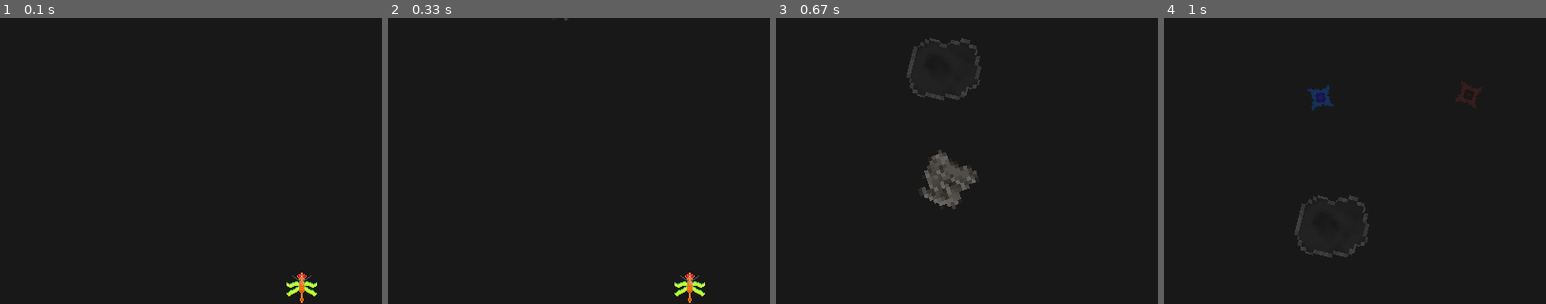
Above: before the commit, frames 1-4 (left to right).
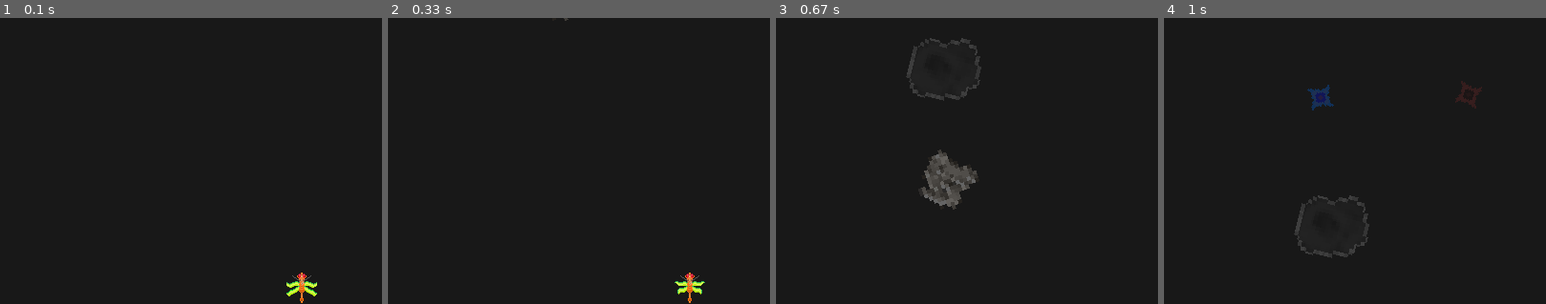
Above: after the commit, the same moments.

Repository: bpurkuti/Acrid-Dragonfly
Game: pygame game, started from main.py
Same seed, same stepped clock (60 frames per second), same inputs: the game is played once before the commit and once after it.
Inputs:
- Up to frame 1 (0.1 s): no input
- Up to frame 2 (0.33 s): no input
- Up to frame 3 (0.67 s): hold Right from 0.33 s (still down)
- Up to frame 4 (1 s): release Right at 0.8 s; hold Up from 0.83 s (still down)
The pictures show only the part of the screen within x 0-50%, y 24-74%; the shares and areas given below are measured in that part.

Frame 1 is identical in both runs. In frame 2, 0.1% of the frame differs, in the area x 75-83%, y 92-98%; in frame 3, nothing differs; in frame 4, nothing differs.

Commit message:
flapping character and experiment with projectiles
Testing projectiles class with spaceBackgrounTest

Diff:
--- /dev/null
+++ b/Projectiles.py
@@ -0,0 +1,15 @@
+import pygame
+import os
+class projectile(object):
+    def __init__(self,x,y,width,height,radius,color,facing):
+        self.x = x
+        self.y = y
+        self.width = width
+        self.height = height
+        self.radius=radius
+        self.color=color
+        self.facing=facing
+        self.vel=8*facing
+
+    def draw(self,win):
+        pygame.draw.circle(win, self.color, (self.x, self.y), self.radius)
--- a/character.py
+++ b/character.py
@@ -24,6 +24,7 @@
         self.down = False
         self.keys= pygame.key.get_pressed()
         self.spriteLoop = 0
+        self.fire=False
 
         #man=player(300,410,64,64)
     def draw(self,win):
@@ -44,7 +45,7 @@
             win.blit(downSprite[self.spriteLoop], (self.x,self.y))
 
         if self.left==False and self.right==False and self.up==False and self.down==False:
-            win.blit(stillFrame, (self.x,self.y))
+            win.blit(upSprite[self.spriteLoop], (self.x,self.y))
             self.left = False
             self.right = False
             self.up = False
--- a/spaceBackgroundTest.py
+++ b/spaceBackgroundTest.py
@@ -1,59 +1,98 @@
+#import libraries and Objects from different files
 import pygame
+import os
+#ScoreBoard tracks and presents Score in the GameScreen
+from scoreBoard import ScoreBoard
+#The Background for the game, consisting of stars and asteroids
 from imageSpaceBackground import Star, SpaceBackground
+#Character/player class
 from character import player
-import os
+from Projectiles import projectile
 
-#from testCharacter import player
+white=(250,250,250)
+#initialize game
 pygame.init()
 
-(winX, winY) = (600, 700)
+#Window Size
+(winX, winY) = (800, 600)
+
+#Create the window with aboce specs
+screen = pygame.display.set_mode((winX, winY))
+#clock used for fps
+clock = pygame.time.Clock()
+
+#initialzing the Objects
+scoreB = ScoreBoard(0,0)
+score = 0
+scoreB.setScore(score)
+bg = SpaceBackground(screen, 2, 0)
+p1= player(300, 410, 64, 64)
+b1= projectile(5, 8, 6,(250,250,250), -1)
+bullets=[]
 
 running = True
-
-screen = pygame.display.set_mode((winX, winY))
-clock = pygame.time.Clock()
-
-bg = SpaceBackground(screen, 1, 0)
-
-p1= player(300,410,64,64)
-
 while running:
-
-    clock.tick(120)
+    #FPS
+    clock.tick(100)
 
     screen.fill((24,24,24))
 
+    #drawing ScoreBoard
+    score = score + 1
+    scoreB.setScore(score)
+    scoreB.draw(screen)
+    bg.updateItems()
+
+    #drawing player
     p1.draw(screen)
+    for bullet in bullets:
+        bullet.draw(screen)
 
-    bg.updateItems()
+    #testing stuff with bullets
+    for bullet in bullets:
+        if bullet.x <500 and bullet.x >0:
+            bullet.x+=bullet.vel
+        else:
+            bullet.pop(bullets.index(bullet))
+
+    keys= pygame.key.get_pressed()
+
+    #Drawing bullets
+    if keys[pygame.K_SPACE]:
+        if len(bullets) < 5:
+            #x,y,radius,color,facing
+            bullets.append(b1) #1 is for direction
+    #Escape to exit
+    if keys[pygame.K_ESCAPE]:
+        running = False
+    #PlayerMovements + Boundaries: Right, Left, Up, and Down
+    if (keys[pygame.K_d] or keys[pygame.K_RIGHT]):
+        if p1.x<=winX - p1.width - p1.vel:
+            p1.moveRight()
+            print ("R")
+
+    elif (keys[pygame.K_a] or keys[pygame.K_LEFT]):
+        if p1.x>=p1.vel:
+            p1.moveLeft()
+            print ("L")
+
+    elif (keys[pygame.K_w] or keys[pygame.K_UP]):
+        if p1.y>=p1.vel:
+            p1.moveUp()
+            print ("U")
+
+    elif (keys[pygame.K_s] or keys[pygame.K_DOWN]):
+        if p1.y<=winY - p1.height - p1.vel:
+            p1.moveDown()
+            print ("D")
+    else:
+        print ("still")
 
     for event in pygame.event.get():
         if event.type == pygame.QUIT:
             running = False
 
-        keys= pygame.key.get_pressed()
-        if keys[pygame.K_ESCAPE]:
-            running = False
 
-        if (keys[pygame.K_d] or p1.keys[pygame.K_RIGHT]):
-            if p1.x<=winX-p1.width-p1.vel:
-                p1.moveRight()
-                print ("R")
-
-        if (keys[pygame.K_a] or p1.keys[pygame.K_LEFT]):
-            if p1.x>=10:
-                p1.moveLeft()
-                print ("L")
-
-        if (keys[pygame.K_w] or p1.keys[pygame.K_UP]):
-            if p1.x>=10:
-                p1.moveUp()
-                print ("U")
-
-        if (keys[pygame.K_s] or p1.keys[pygame.K_DOWN]):
-            if p1.x>=10:
-                p1.moveDown()
-                print ("D")
 
     pygame.display.flip()
 
